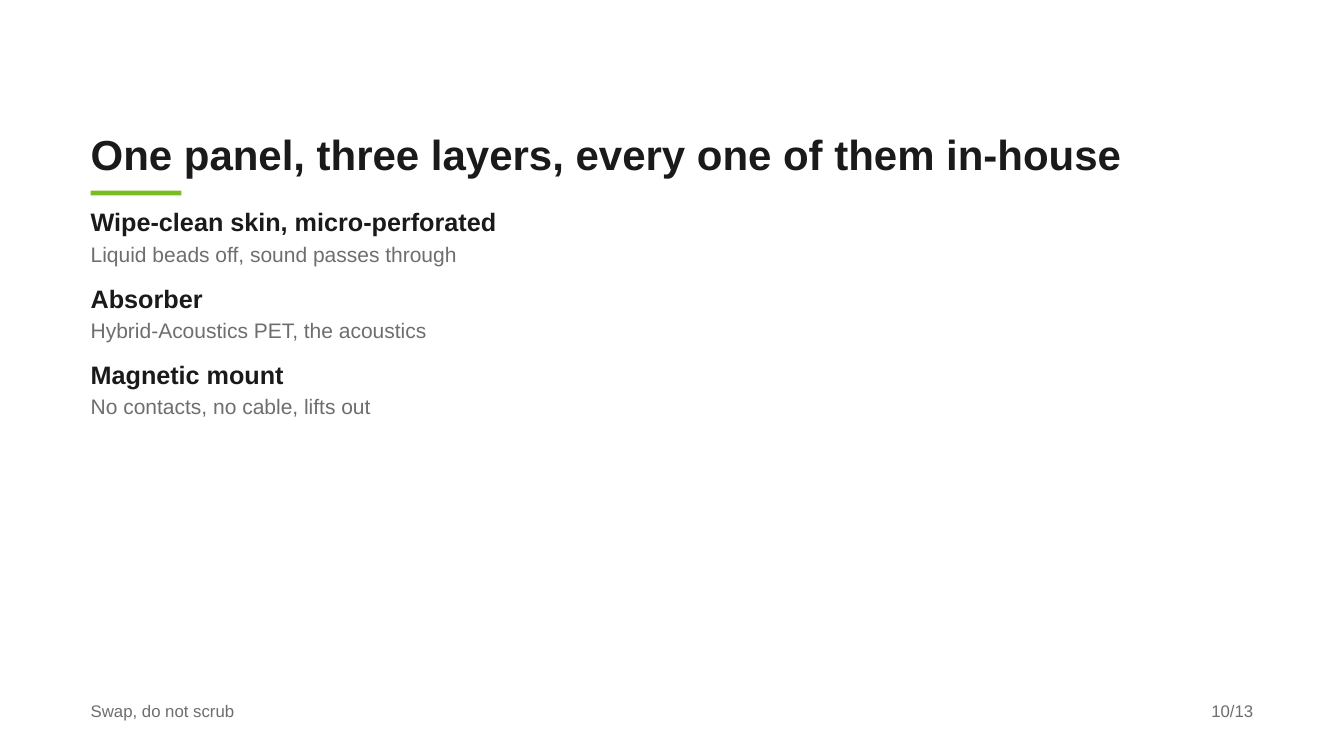
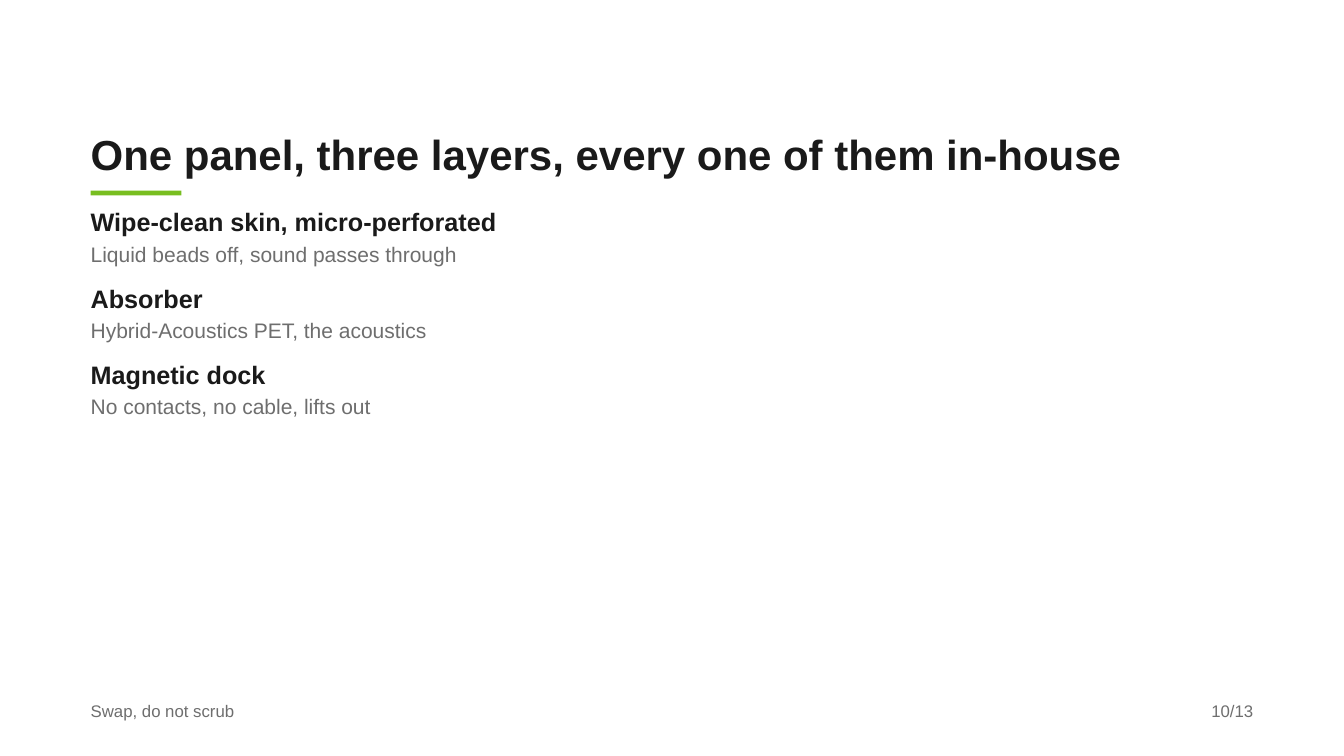
Before and after one commit to Maxlemore97/Autoneum-Challenge-2026, a slide deck: slide 10 of Praesentationen/midterm/Autoneum-Midterm_Team4.pptx. Drawn at 1344x756 pixels with LibreOffice and Linux fonts; fonts in the diff are those of the drawing. Boxes give left, top, right and bottom in pixels: in the first picture for what was removed or moved away, otherwise in the second. Text is boxed around its words. In the diff, an @@ line names an element or a change of style, - is before the commit and + after.

```diff
--- a/Praesentationen/midterm/Autoneum-Midterm_Team4.pptx
+++ b/Praesentationen/midterm/Autoneum-Midterm_Team4.pptx
@@ text at (91,365,266,390): text changed @@
-Magnetic mount
+Magnetic dock
```
Also in this commit, not shown: 6 other slides changed, 11 other files.
